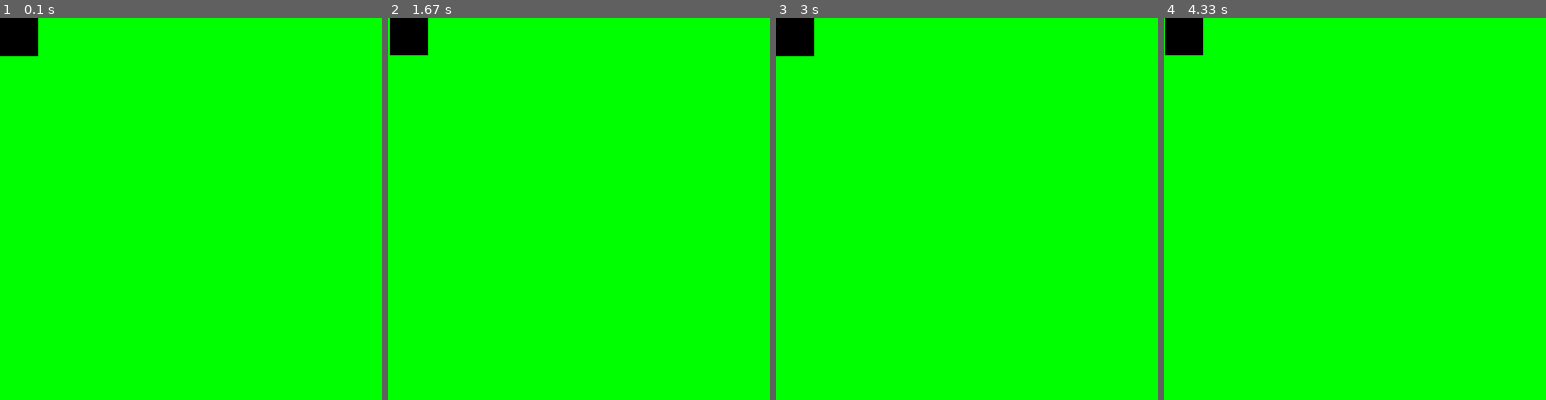
Above: before the commit, frames 1-4 (left to right).
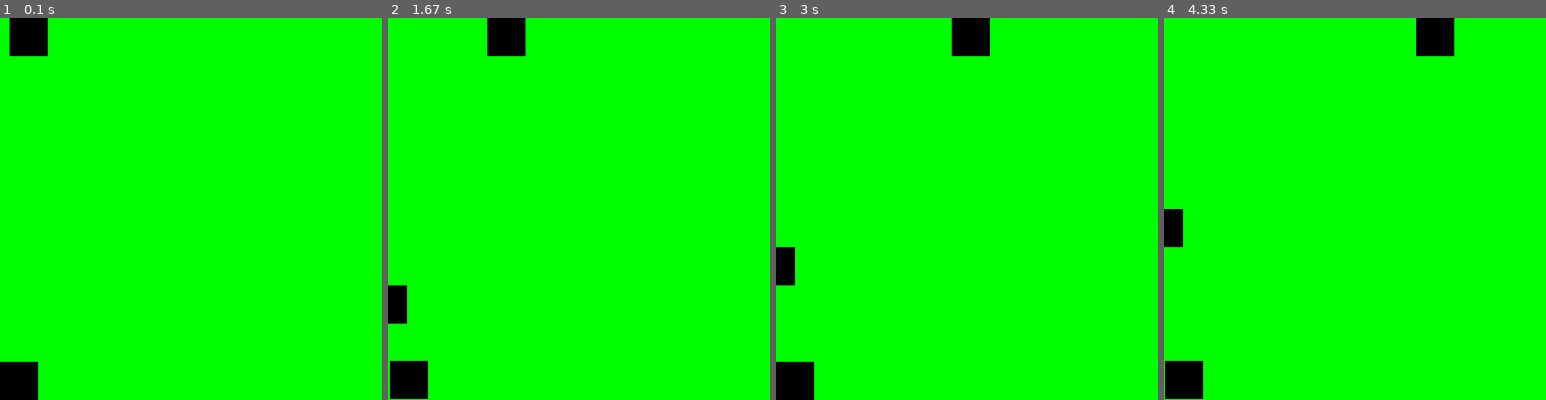
Above: after the commit, the same moments.

Repository: daucloudlab/pygame-demo-1
Game: pygame game, started from mygame.py
Two runs of this game, one before a commit and one after it. Both use one fixed random seed, a clock stepped at 60 frames per second and the inputs below.
Inputs:
- Up to frame 1 (0.1 s): no input
- Up to frame 2 (1.67 s): tap Space at 0.33, 0.73, 1.03, 1.23, 1.57 s; hold D 0.67-1.13 s; hold W 1.17-1.47 s; hold D from 1.5 s (still down)
- Up to frame 3 (3 s): tap Space at 1.87, 2.07, 2.37, 2.63, 2.97 s; release D at 1.97 s; hold A 2-2.53 s; hold S 2.57-2.87 s; hold A from 2.9 s (still down)
- Up to frame 4 (4.33 s): tap Space at 3.27, 3.4, 3.8, 4.1 s; release A at 3.3 s; hold W 3.33-3.7 s; hold D from 3.73 s (still down)

The runs differ from the first frame. In frame 1, 1.5% of the frame differs, in the area x 0-13%, y 0-100%; in frame 2, 3.5%; in frame 3, 3.5%, in the area x 0-56%, y 0-100%; in frame 4, 3.5%.

Commit message:
Target қозғалады және ойыншы ата алады

Diff:
--- a/mygame.py
+++ b/mygame.py
@@ -6,9 +6,20 @@
 screen = pygame.Surface((400, 400))
 
 player = pygame.Surface((40, 40))
+zet = pygame.Surface((40, 40))
+arrow = pygame.Surface((20, 40))
+
+x_a = 1000
+y_a = 1000
+
+x_z = 0
+y_z = 0
+
 x_p = 0
-y_p = 0
+y_p = 360
 
+strike = False
+right = True
 done = False
 
 while done == False:
@@ -23,11 +34,34 @@
             x_p -= 1
         if e.type == pygame.KEYDOWN and e.key == pygame.K_d:
             x_p += 1
+        if e.type == pygame.KEYDOWN and e.key == pygame.K_SPACE:
+            if strike == False:
+                strike = True
+                x_a = x_p
+                y_a = y_p - 40
 
+    if strike:
+        y_a -= 0.5
+        if y_a < 0:
+            strike = False
+            x_a = 1000
+            y_a = 1000
+
+    if right:
+        x_z += 1
+        if x_z > 400:
+            x_z -= 1
+            right = False
+    else:
+        x_z -= 1
+        if x_z < 0:
+            x_z += 1
+            right = True
 
     screen.fill((0, 255, 0))
     screen.blit(player, (x_p, y_p))
-
+    screen.blit(zet, (x_z, y_z))
+    screen.blit(arrow, (x_a, y_a))
     window.blit(screen, (0,0))
     pygame.display.update()
 
